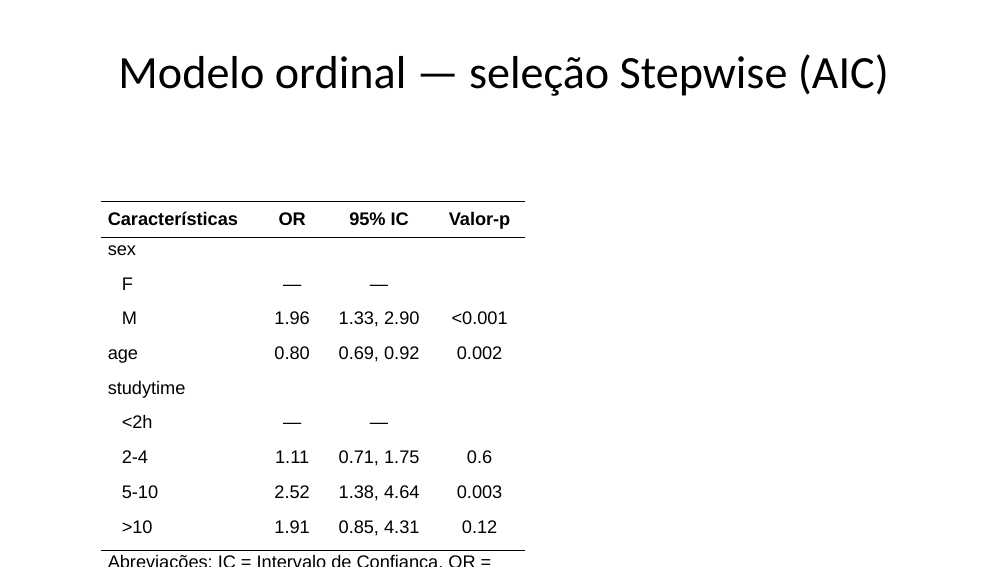
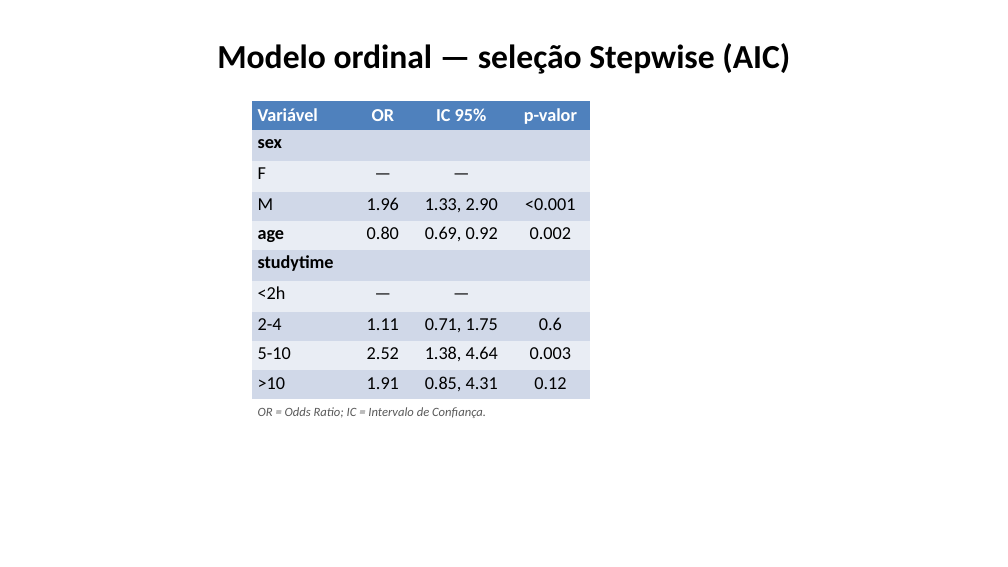
Before and after one commit to gabriel05mss/modelos_ordinais_trab1, a slide deck: slide 14 of apresentacao2.pptx. Drawn at 1008x567 pixels with LibreOffice and Linux fonts; fonts in the diff are those of the drawing. Boxes give left, top, right and bottom in pixels: in the first picture for what was removed or moved away, otherwise in the second. Text is boxed around its words. In the diff, an @@ line names an element or a change of style, - is before the commit and + after.

```diff
--- a/apresentacao2.pptx
+++ b/apresentacao2.pptx
@@ title "Modelo ordinal — seleção Stepwise ..." at [217, 43, 790, 74]: size 33 to 24 pt, bold on @@
@@ table at [252, 101, 590, 567] @@
-row 1: Características | OR | 95% IC | Valor-p
+row 1: Variável | OR | IC 95% | p-valor
-row 11, column 1: Abreviações: IC = Intervalo de Confiança, OR = Razão de chances
+row 11, column 1: OR = Odds Ratio; IC = Intervalo de Confiança.
@@ fill none to #4F81BD in row 1 @@
@@ fill none to #D0D8E8 in 14 cells @@
@@ fill none to #E9EDF4 in 14 cells @@
@@ fill none to #FFFFFF in row 11, column 1 @@
@@ font Arial to Calibri in "OR", "sex", "F", "—" and 25 more places @@
@@ text colour #000000 to #FFFFFF in "OR" @@
@@ bold on in "sex", "age", "studytime" @@
@@ indent changed @@
@@ borders changed @@
@@ table: place and size @@
-table at [101, 202, 526, 567]
+table at [252, 101, 590, 567]
```
Also in this commit, not shown: 17 other slides changed, 3 other files.
